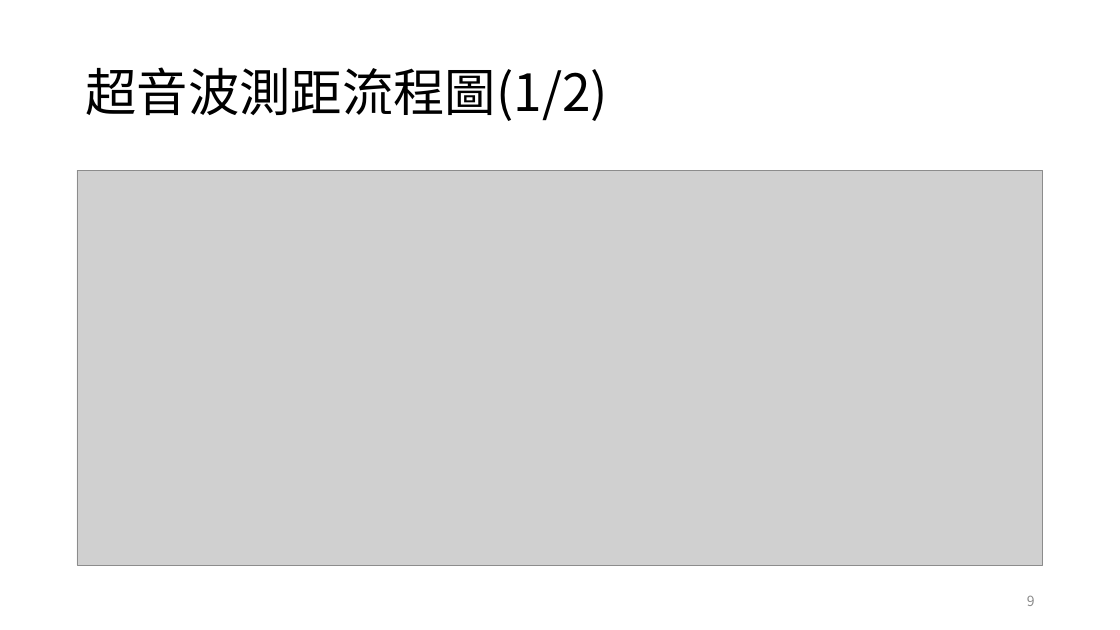
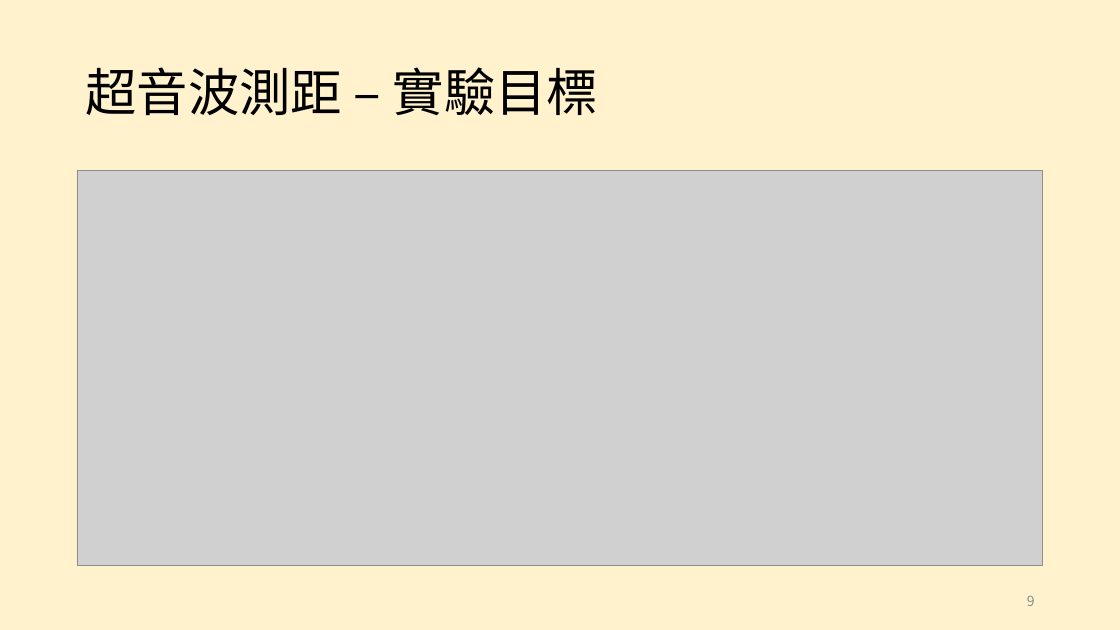
Before and after one commit to ParkerMactavish/Computer-Organization, a slide deck: slide 9 of ARC IoTDK Lab2.pptx. Drawn at 1120x630 pixels with LibreOffice and Linux fonts; fonts in the diff are those of the drawing; grey boxes stand for pictures. Boxes give left, top, right and bottom in pixels: in the first picture for what was removed or moved away, otherwise in the second. Text is boxed around its words. In the diff, an @@ line names an element or a change of style, - is before the commit and + after.

```diff
--- a/ARC IoTDK Lab2.pptx
+++ b/ARC IoTDK Lab2.pptx
@@ background #FFFFFF to #FFF2CC @@
@@ title at (85,67,598,115): text changed @@
-超音波測距流程圖(1/2)
+超音波測距 – 實驗目標
```
Also in this commit, not shown: 28 other slides changed.
